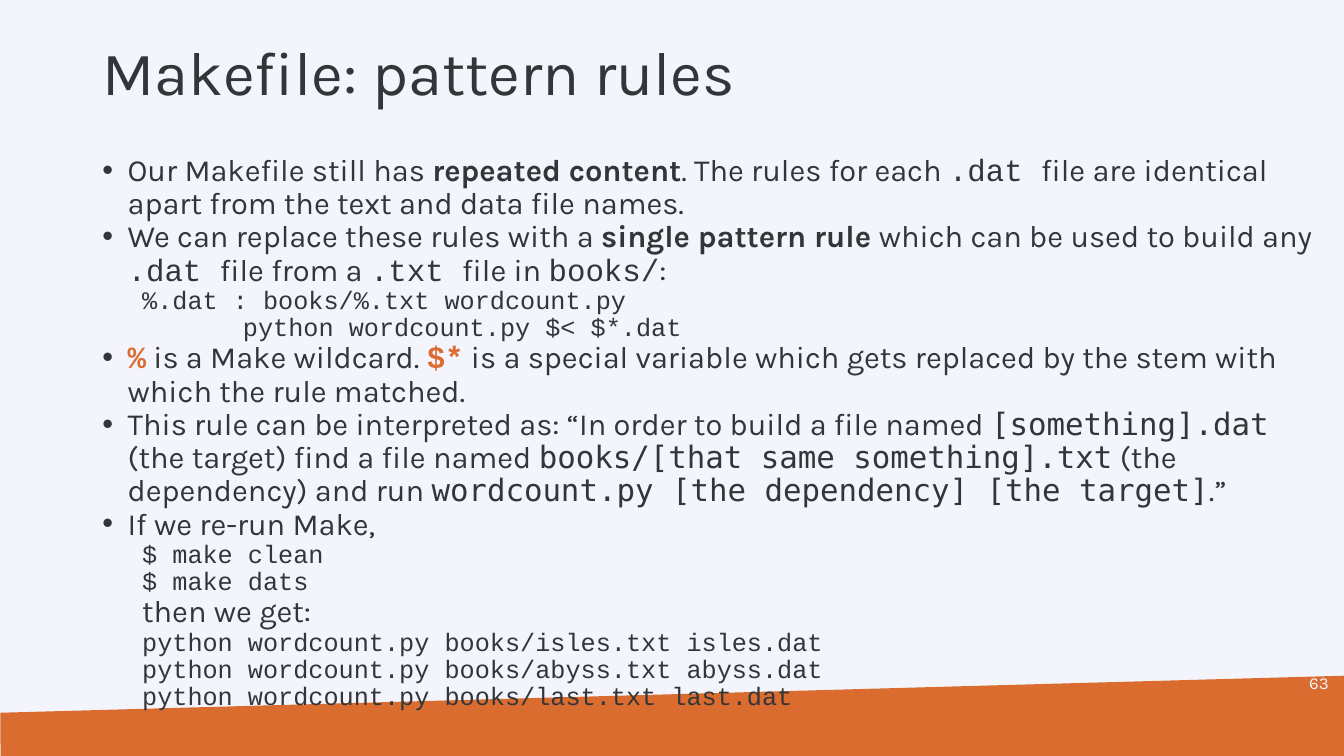
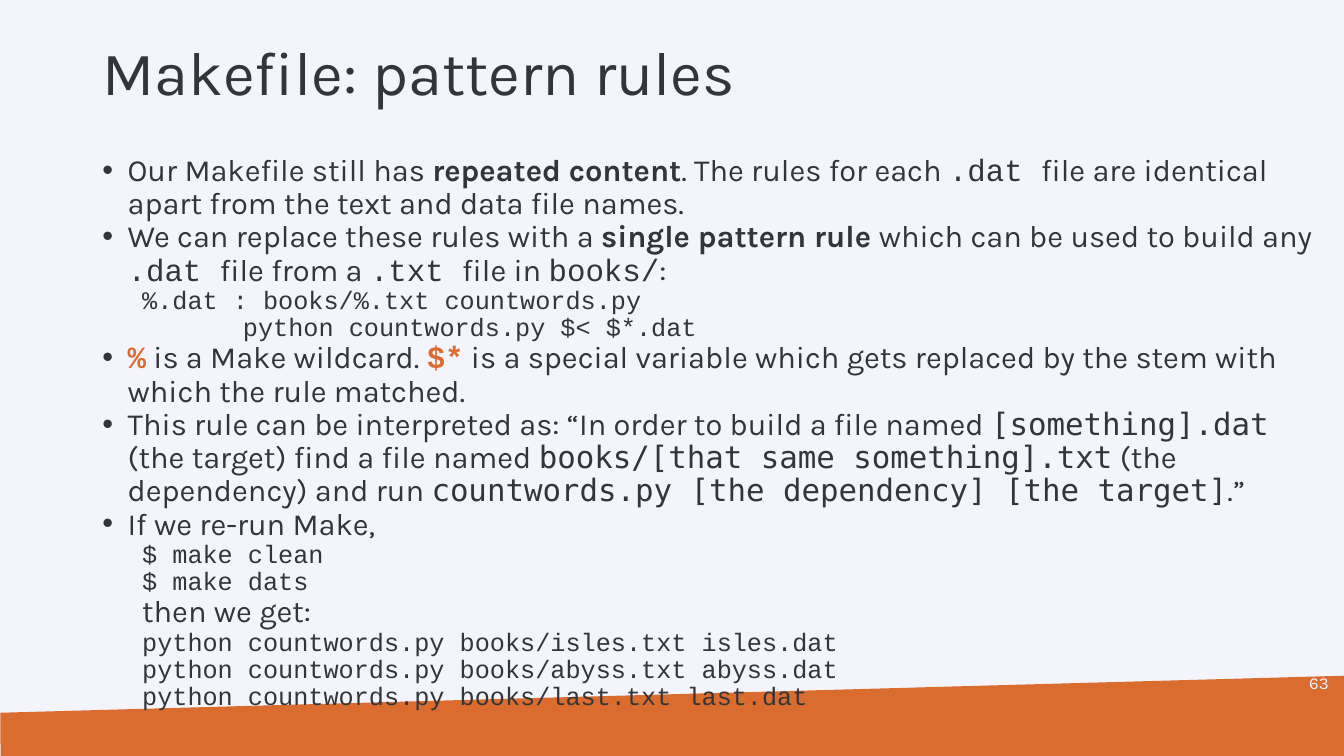
Before and after one commit to hpcleuven/Makefile-intro, a slide deck: slide 63 of Make.pptx. Drawn at 1344x756 pixels with LibreOffice and Linux fonts; fonts in the diff are those of the drawing; background and template pictures are left out. Boxes give left, top, right and bottom in pixels: in the first picture for what was removed or moved away, otherwise in the second. Text is boxed around its words. In the diff, an @@ line names an element or a change of style, - is before the commit and + after.

```diff
--- a/Make.pptx
+++ b/Make.pptx
@@ text at [142,291,697,342]: text changed @@
-  %.dat : books/%.txt wordcount.py
-  python wordcount.py $< $*.dat
+  %.dat : books/%.txt countwords.py
+  python countwords.py $< $*.dat
@@ text at [128,411,1269,509]: text changed @@
-• This rule can be interpreted as: “In order to build a file named [something].dat (the target) find a file named books/[that same something].txt (the dependency) and run wordcount.py [the dependency] [the target].”
+• This rule can be interpreted as: “In order to build a file named [something].dat (the target) find a file named books/[that same something].txt (the dependency) and run countwords.py [the dependency] [the target].”
@@ text at [142,632,838,714]: text changed @@
-  python wordcount.py books/isles.txt isles.dat
-  python wordcount.py books/abyss.txt abyss.dat
-  python wordcount.py books/last.txt last.dat
+  python countwords.py books/isles.txt isles.dat
+  python countwords.py books/abyss.txt abyss.dat
+  python countwords.py books/last.txt last.dat
```
Also in this commit, not shown: 58 other slides changed, 1 other file.
